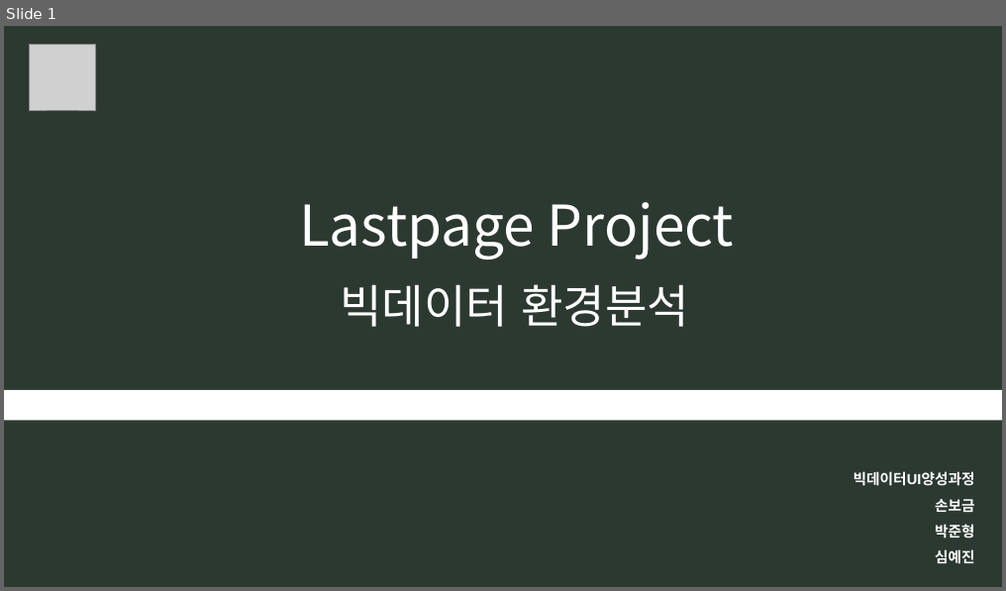
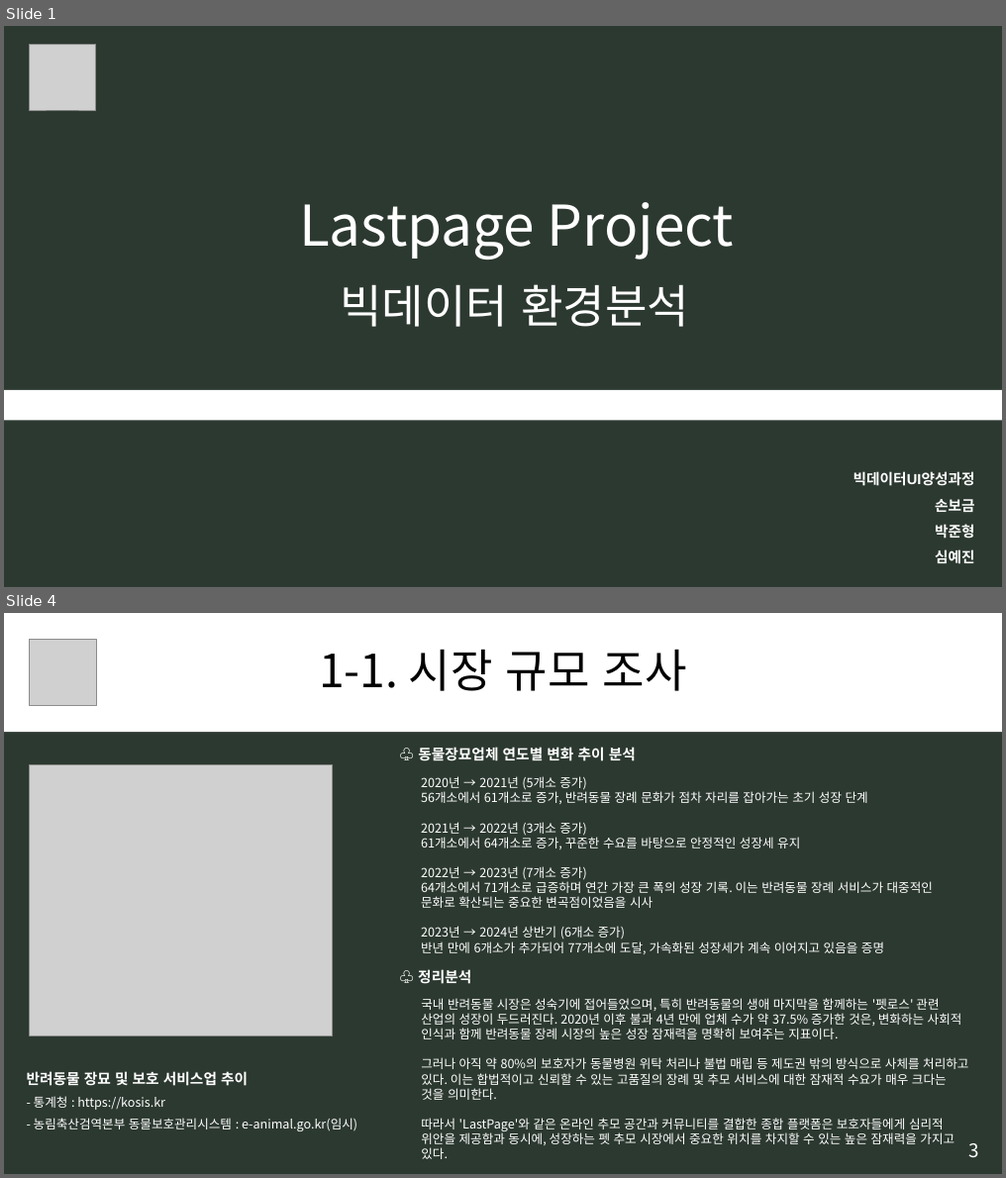
Before and after one commit to B735244/Bigdata_UI_Bogeum, a slide deck: 0. 모듈시험자료/[모듈] 9. 빅데이터 환경분석.pptx. Shown one above the other, each under a label of ours: slide 1 before the commit, slides 1 and 4 after it; the slides between them are not shown. The pictures are 1006x591 and 1006x1178 pixels, drawn with LibreOffice and Linux fonts; fonts in the diff are those of the drawing; grey boxes stand for pictures. Boxes give left, top, right and bottom in pixels: in the first picture for what was removed or moved away, otherwise in the second. Text is boxed around its words. In the diff, an @@ line names an element or a change of style, - is before the commit and + after.

```diff
--- a/0. 모듈시험자료/[모듈] 9. 빅데이터 환경분석.pptx
+++ b/0. 모듈시험자료/[모듈] 9. 빅데이터 환경분석.pptx
@@ slide 4 added at (4,613,1002,1174), background #2C3930 @@
@@ rectangle added at (4,613,1002,732), fill #FFFFFF, 44 pt, text #000000 @@
+1-1. 시장 규모 조사
@@ picture added at (30,639,96,706) @@
@@ text added at (418,747,636,761), 14 pt, text #FFFFFF, bold @@
+♧ 동물장묘업체 연도별 변화 추이 분석
@@ picture added at (30,765,333,1036) @@
@@ text added at (421,776,933,955), 12 pt, text #FFFFFF @@
+2020년 → 2021년 (5개소 증가)
+56개소에서 61개소로 증가, 반려동물 장례 문화가 점차 자리를 잡아가는 초기 성장 단계
+2021년 → 2022년 (3개소 증가)
+61개소에서 64개소로 증가, 꾸준한 수요를 바탕으로 안정적인 성장세 유지
+2022년 → 2023년 (7개소 증가)
+64개소에서 71개소로 급증하며 연간 가장 큰 폭의 성장 기록. 이는 반려동물 장례 서비스가 대중적인 문화로 확산되는 중요한 변곡점이었음을 시사
+2023년 → 2024년 상반기 (6개소 증가)
+반년 만에 6개소가 추가되어 77개소에 도달, 가속화된 성장세가 계속 이어지고 있음을 증명
@@ text added at (418,969,471,984), 14 pt, text #FFFFFF, bold @@
+♧ 정리분석
@@ text added at (421,998,968,1159), 12 pt, text #FFFFFF @@
+국내 반려동물 시장은 성숙기에 접어들었으며, 특히 반려동물의 생애 마지막을 함께하는 '펫로스' 관련 산업의 성장이 두드러진다. 2020년 이후 불과 4년 만에 업체 수가 약 37.5% 증가한 것은, 변화하는 사회적 인식과 함께 반려동물 장례 시장의 높은 성장 잠재력을 명확히 보여주는 지표이다.
+그러나 아직 약 80%의 보호자가 동물병원 위탁 처리나 불법 매립 등 제도권 밖의 방식으로 사체를 처리하고 있다. 이는 합법적이고 신뢰할 수 있는 고품질의 장례 및 추모 서비스에 대한 잠재적 수요가 매우 크다는 것을 의미한다.
+따라서 'LastPage'와 같은 온라인 추모 공간과 커뮤니티를 결합한 종합 플랫폼은 보호자들에게 심리적 위안을 제공함과 동시에, 성장하는 펫 추모 시장에서 중요한 위치를 차지할 수 있는 높은 잠재력을 가지고 있다.
@@ text added at (27,1071,357,1132), 12 pt, text #FFFFFF @@
+반려동물 장묘 및 보호 서비스업 추이
+- 통계청 : https://kosis.kr
+- 농림축산검역본부 동물보호관리시스템 : e-animal.go.kr(임시)
@@ text added at (969,1144,979,1158), 18 pt, text #FFFFFF @@
+3
```
Also in this commit, not shown: 7 slides changed, 11 other slides added.
